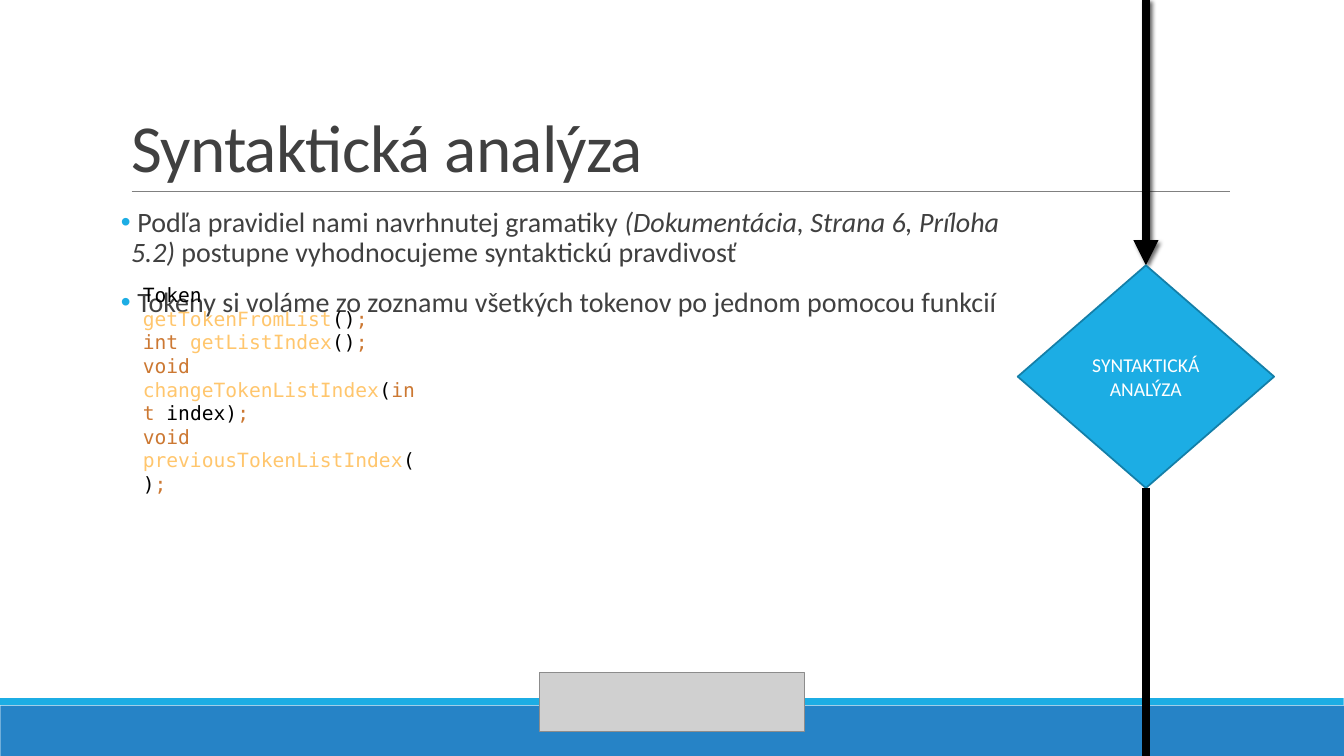
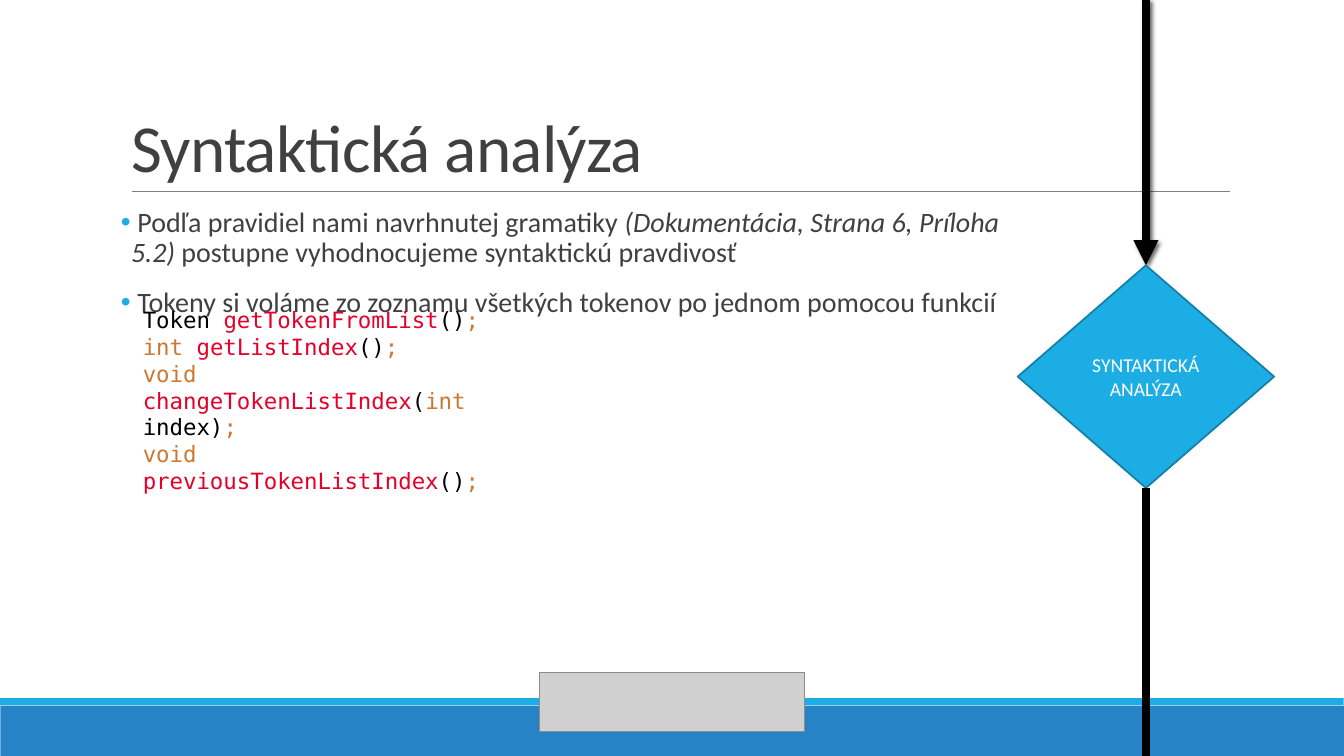
Before and after one commit to MoZZrello/IFJ-Project-2022, a slide deck: slide 5 of docs/IFJ PROJEKT - VARIANTA TRP.pptx. Drawn at 1344x756 pixels with LibreOffice and Linux fonts; fonts in the diff are those of the drawing; grey boxes stand for pictures. Boxes give left, top, right and bottom in pixels: in the first picture for what was removed or moved away, otherwise in the second. Text is boxed around its words. In the diff, an @@ line names an element or a change of style, - is before the commit and + after.

Commit message:
Updated colors

```diff
--- a/docs/IFJ PROJEKT - VARIANTA TRP.pptx
+++ b/docs/IFJ PROJEKT - VARIANTA TRP.pptx
@@ text "Token getTokenFromList(); int getListIndex(); void ...": place and size @@
-text "Token getTokenFromList(); int getListIndex(); void ..." at (143,287,415,471)
+text "Token getTokenFromList(); int getListIndex(); void ..." at (143,310,480,494)
@@ text "Token getTokenFromList(); int getListIndex(); void ..." at (143,310,480,494): size 14 to 16 pt; text colour #FFC66D to #E4002B in "getTokenFromList(); getListIndex(); changeTokenListIndex(int ..." @@
```
Also in this commit, not shown: 6 other slides changed.
